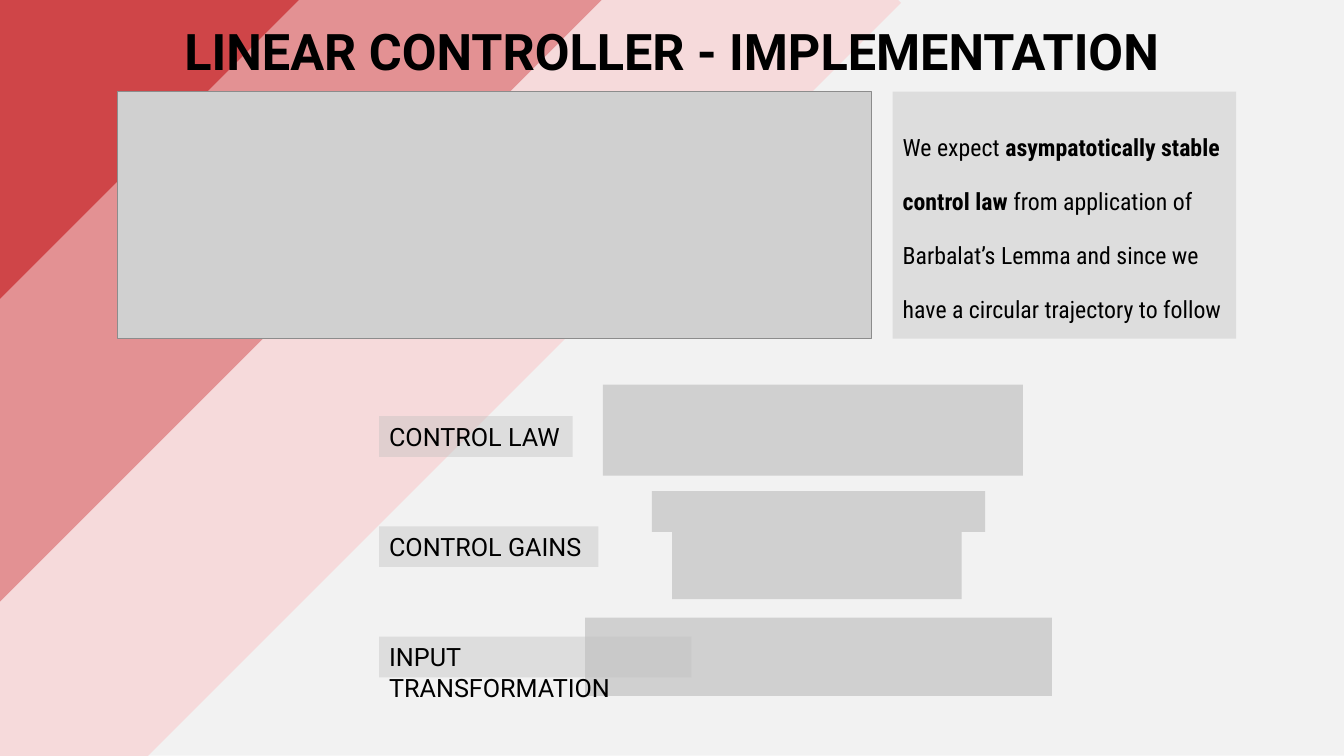
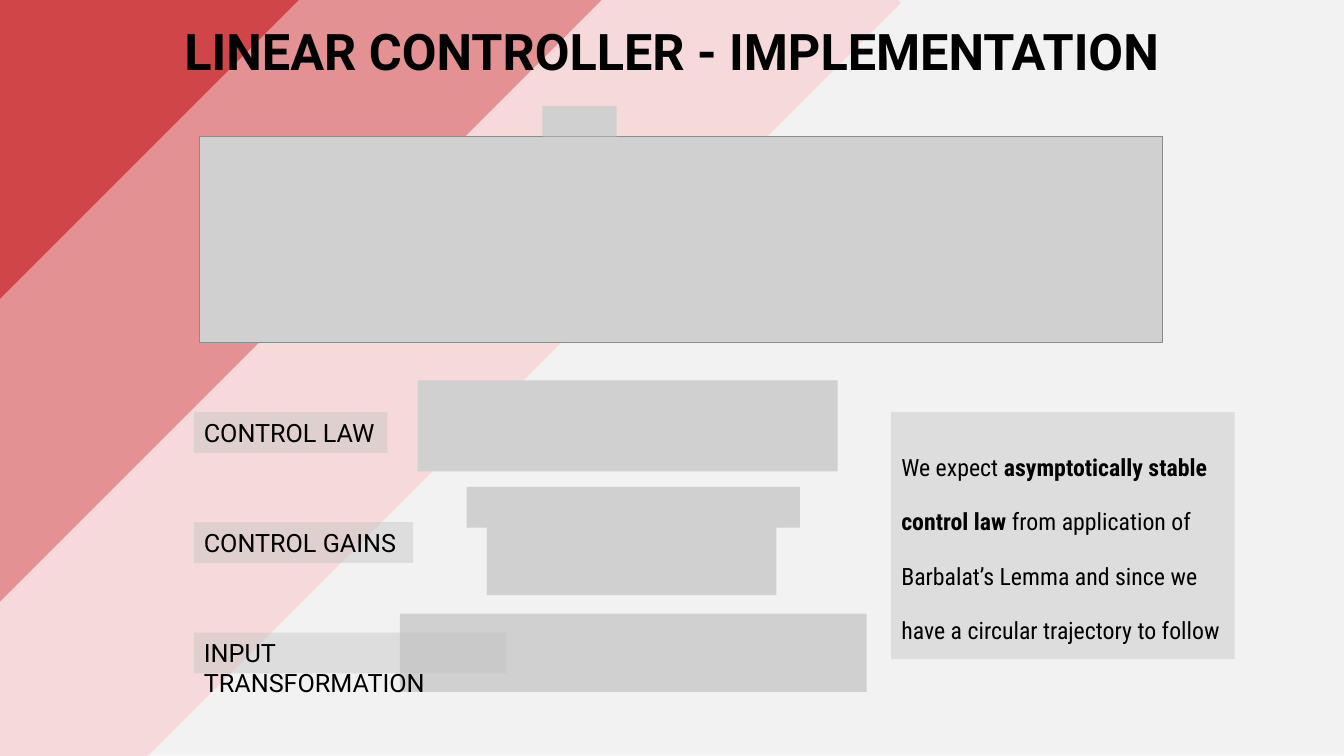
Before and after one commit to PippoGot/R-C2, a slide deck: slide 16 of documentation/presentation.pptx (slide 14 before the commit). Drawn at 1344x756 pixels with LibreOffice and Linux fonts; fonts in the diff are those of the drawing; grey boxes stand for pictures. Boxes give left, top, right and bottom in pixels: in the first picture for what was removed or moved away, otherwise in the second. Text is boxed around its words. In the diff, an @@ line names an element or a change of style, - is before the commit and + after.

```diff
--- a/documentation/presentation.pptx
+++ b/documentation/presentation.pptx
@@ picture: place and size @@
-picture at box(118, 92, 872, 339)
+picture at box(200, 136, 1163, 342)
@@ group added at box(202, 106, 1159, 227): 4 pictures @@
@@ 4 pictures, 3 rectangles: place and size @@
-4 pictures, 3 rectangles at box(379, 385, 1053, 697)
+4 pictures, 3 rectangles at box(194, 380, 867, 693)
@@ rectangle "We expect asymptotically stable control ...": place and size @@
-rectangle "We expect asymptotically stable control ..." at box(893, 92, 1237, 339)
+rectangle "We expect asymptotically stable control ..." at box(891, 412, 1235, 659)
@@ text in rectangle at box(901, 458, 1220, 644): text changed @@
-We expect asympatotically stable control law from application of Barbalat’s Lemma and since we have a circular trajectory to follow
+We expect asymptotically stable control law from application of Barbalat’s Lemma and since we have a circular trajectory to follow
```
Also in this commit, not shown: 9 other slides changed, 2 slides added, 11 other files.
